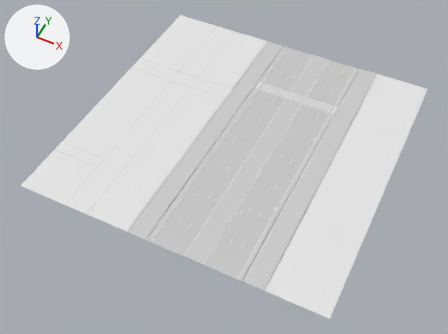
An edit to the glTF model dushanbe_city/assets/city/chunks/chunk_2_2.glb, drawn before and after from the same camera.
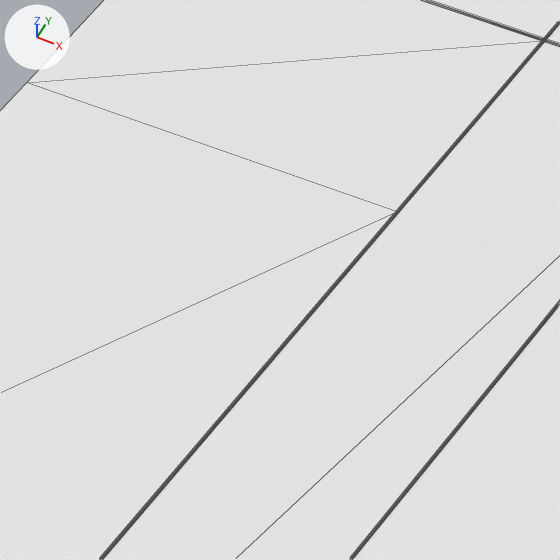
Each version appears first whole from a 50 mm lens placed at (10.4, -81.6, 145.6), pointed at (-50.5, 40.0, -6.5), and next in a close-up on the part from 25% to 38% of the width and 23% to 41% of the height. The axes (+X, +Y, +Z) are drawn at upper left. The lights are the same throughout. The first two pictures are the older version. The close-ups show mesh edges as thin lines. Vertices at exactly the same position are counted once.

Objects in the first close-up: 'base'.
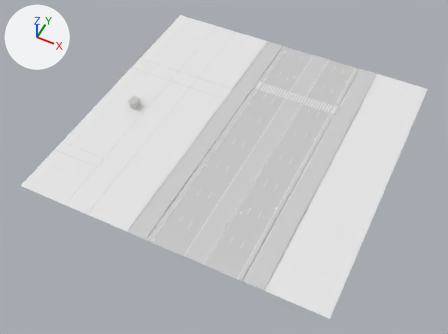
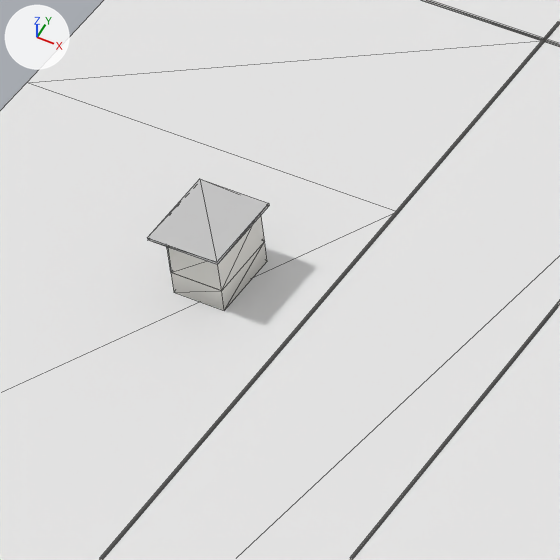
What changed in the scene script:
```text
Add mat_sign:
    mat_sign = bpy.data.materials.new('sign')
    # nodes: BsdfPrincipled, Mix, OutputMaterial, VertexColor
    # colours: white #e7e7e7, mixed with the vertex colours
Add mat_metal_galv:
    mat_metal_galv = bpy.data.materials.new('metal_galv')
    # nodes: BsdfPrincipled, Mix, OutputMaterial, VertexColor
    # colours: white #e7e7e7, mixed with the vertex colours
Add mat_wall_plaster:
    mat_wall_plaster = bpy.data.materials.new('wall_plaster')
    # nodes: BsdfPrincipled, Mix, OutputMaterial, VertexColor
    # colours: white #e7e7e7, mixed with the vertex colours
Add mat_glass:
    mat_glass = bpy.data.materials.new('glass')
    # nodes: BsdfPrincipled, Mix, OutputMaterial, VertexColor
    # colours: white #e7e7e7, mixed with the vertex colours
Change me_base:
    used by ob_base; location = (-50.0, 50.0, 0.0)
    remove me_base.from_pydata(...)  # 630 vertices, 486 faces; spans x -50.0..50.0, y -50.0..50.0, z -0.3..0.2
    add me_base.from_pydata(...)  # 658 vertices, 516 faces; spans x -50.0..50.0, y -50.0..50.0, z -0.3..2.9
    me_base part 1: a new loose piece, a box spanning x -39.2..-36.2, y -5.68..-2.08, z 2.75..2.87, in mat_metal_galv
    me_base part 2: a new loose piece of 16 vertices spanning x -38.6..-36.4, y -5.4..-2.4, z 0.2..2.8
    other edits to the shape of me_base do not show in these pictures
    add me_base.materials.append(mat_glass)
    add me_base.materials.append(mat_metal_galv)
    add me_base.materials.append(mat_sign)
    add me_base.materials.append(mat_wall_plaster)
```

Changed parts and their boxes [x1, y1, x2, y2] in the close-ups (560 x 560 px):
part 1 of me_base, added: after [147, 179, 269, 265]
part 2 of me_base, added: after [167, 216, 267, 310]
